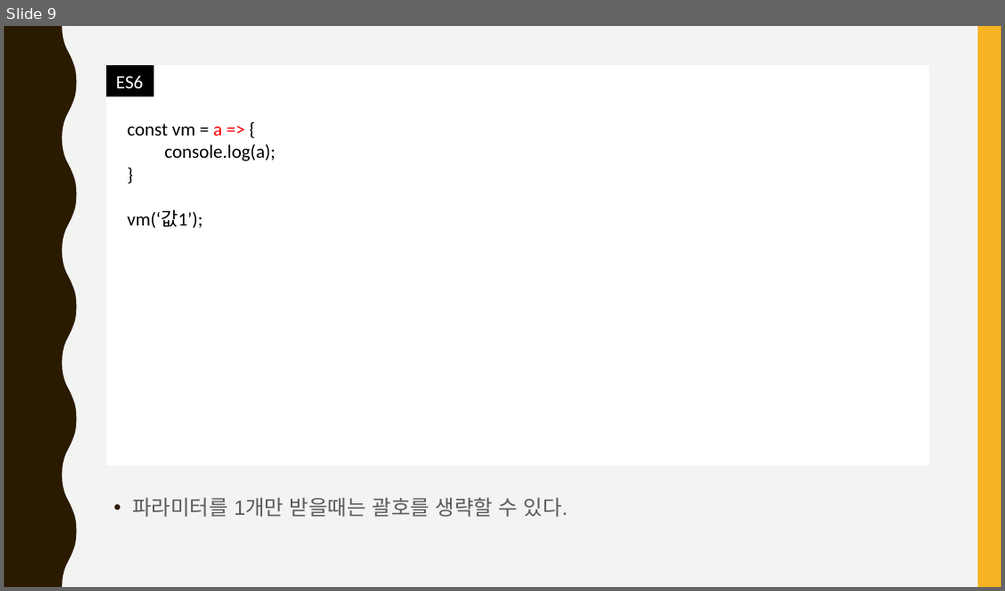
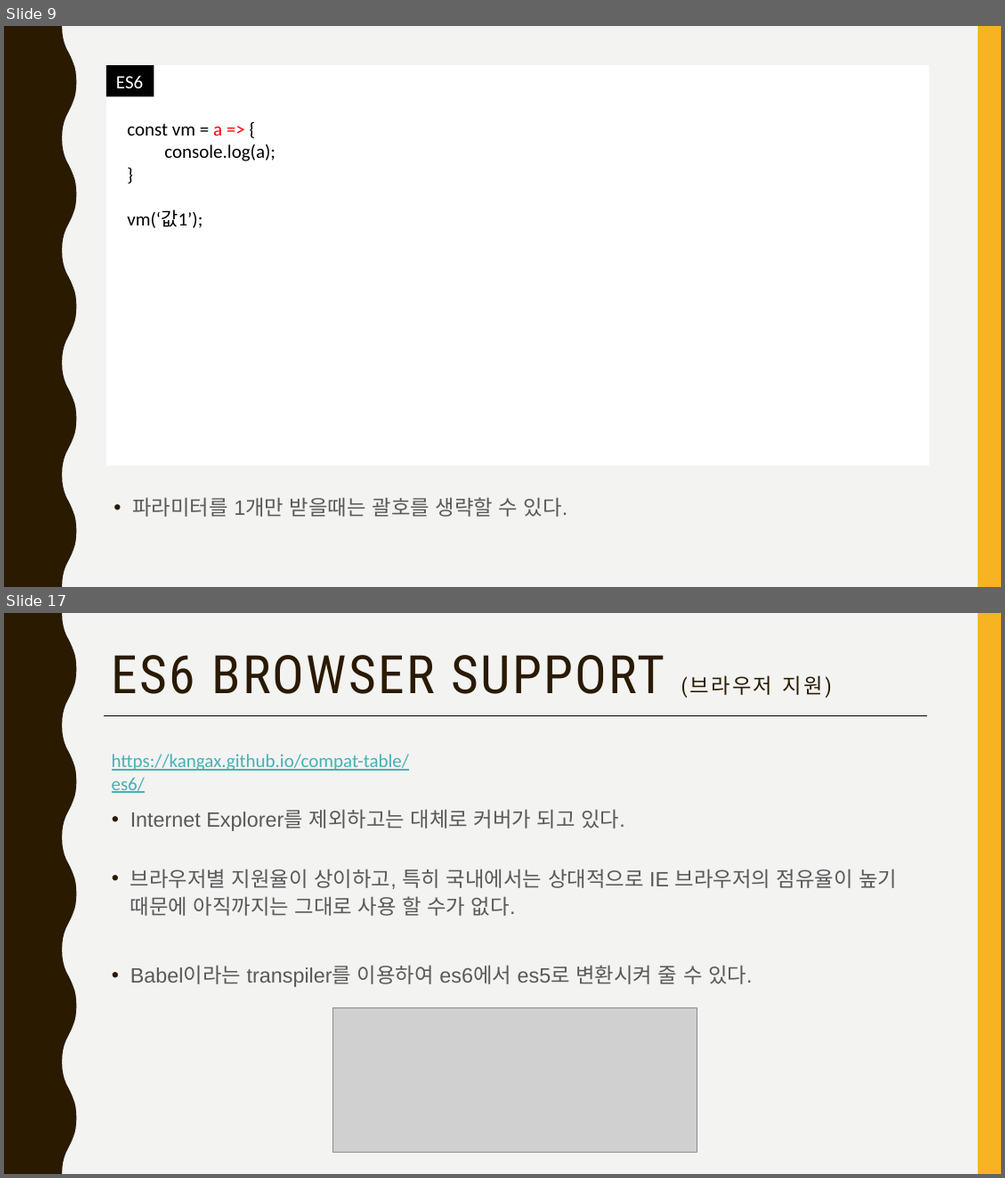
Before and after one commit to jangmang/ECMAScript6-ECMAScript201-, a slide deck: ES6.pptx. Shown one above the other, each under a label of ours: slide 9 before the commit, slides 9 and 17 after it; the slides between them are not shown. The pictures are 1005x591 and 1005x1178 pixels, drawn with LibreOffice and Linux fonts; fonts in the diff are those of the drawing; grey boxes stand for pictures. Boxes give left, top, right and bottom in pixels: in the first picture for what was removed or moved away, otherwise in the second. Text is boxed around its words. In the diff, an @@ line names an element or a change of style, - is before the commit and + after.

```diff
--- a/ES6.pptx
+++ b/ES6.pptx
@@ slide 17 added at (4,613,1001,1174), background #F3F3F2; not listed: 2 template elements that a slide beside it also shows @@
@@ title added at (112,655,823,695), 51 pt, text #2A1A00 @@
+ES6 BROWSER SUPPORT (브라우저 지원)
@@ line added from (105, 716) to (927, 716), #000000 0.5 pt @@
@@ text added at (112,754,409,793), 18 pt, text #46B2B5, underline @@
+https://kangax.github.io/compat-table/es6/
@@ text added at (130,809,897,987), 20 pt, text #595959 @@
+• Internet Explorer를 제외하고는 대체로 커버가 되고 있다.
+• 브라우저별 지원율이 상이하고, 특히 국내에서는 상대적으로 IE 브라우저의 점유율이 높기 때문에 아직까지는 그대로 사용 할 수가 없다.
+• Babel이라는 transpiler를 이용하여 es6에서 es5로 변환시켜 줄 수 있다.
@@ picture added at (333,1007,696,1152) @@
```
Also in this commit, not shown: 11 slides changed, 4 other slides added, 7 other files.
